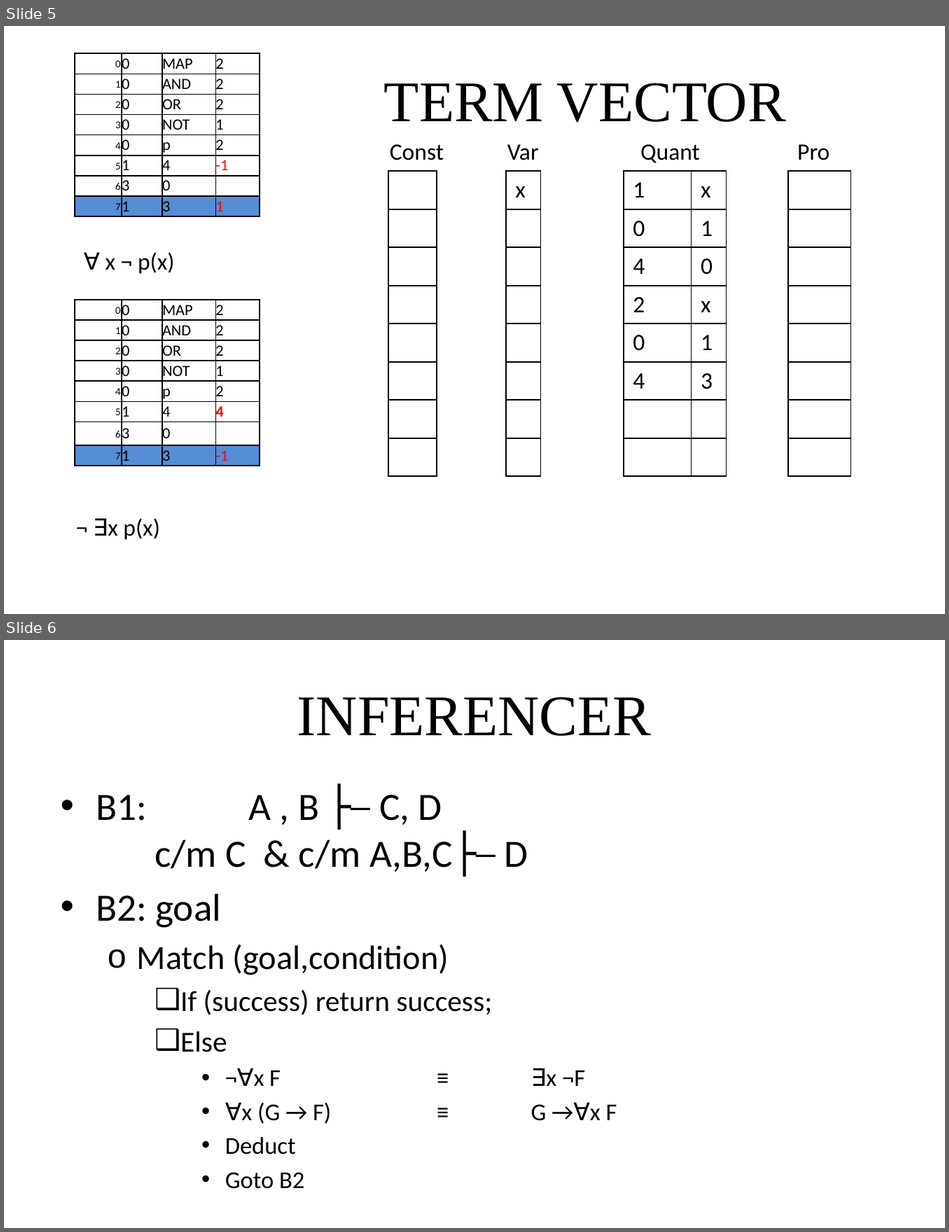
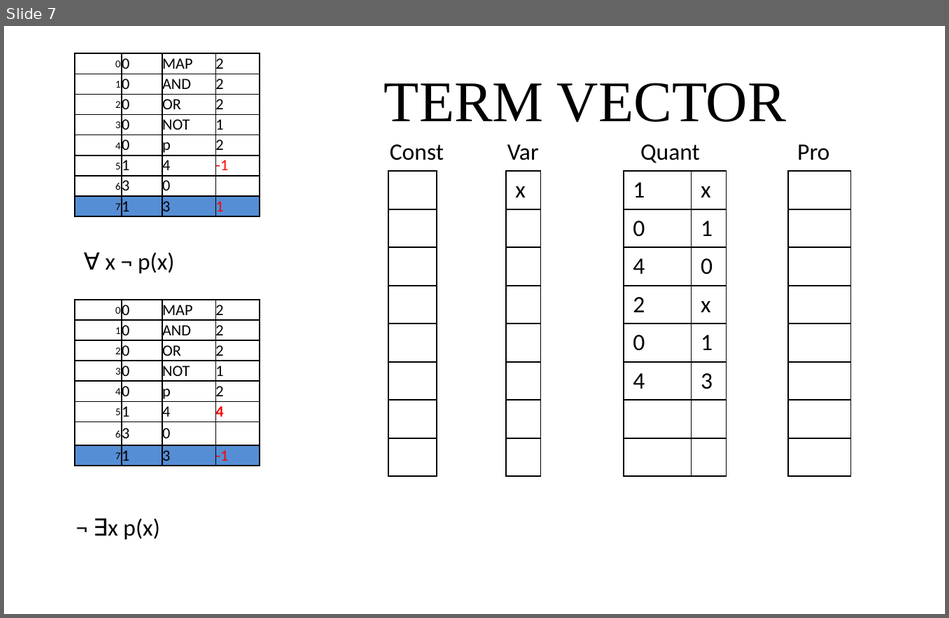
Before and after one commit to giang-rocker/logic, a slide deck: Report/SUY LUẬN TỰ NHIÊN.pptx. Shown one above the other, each under a label of ours: slides 5 and 6 before the commit, slide 7 after it. The pictures are 949x1232 and 949x618 pixels, drawn with LibreOffice and Linux fonts; fonts in the diff are those of the drawing. Boxes give left, top, right and bottom in pixels: in the first picture for what was removed or moved away, otherwise in the second. Text is boxed around its words. In the diff, an @@ line names an element or a change of style, - is before the commit and + after.

```diff
--- a/Report/SUY LUẬN TỰ NHIÊN.pptx
+++ b/Report/SUY LUẬN TỰ NHIÊN.pptx
@@ slide 6 removed at (x1=4, y1=640, x2=945, y2=1228), background #FFFFFF @@
@@ title removed at (x1=297, y1=697, x2=651, y2=736) @@
-INFERENCER
@@ text removed at (x1=96, y1=795, x2=617, y2=1124) @@
-• B1: A , B ├─ C, D
-  c/m C & c/m A,B,C├─ D
-• B2: goal
-  o Match (goal,condition)
-    ❑ If (success) return success;
-    ❑ Else
-      • ¬∀x F ≡ ∃x ¬F
-      • ∀x (G → F) ≡ G →∀x F
-      • Deduct
-      • Goto B2
@@ what was slide 5 is now slide 7 @@
```
Also in this commit, not shown: 2 slides changed, 19 slides added, 5 other slides removed, 1 other file.
